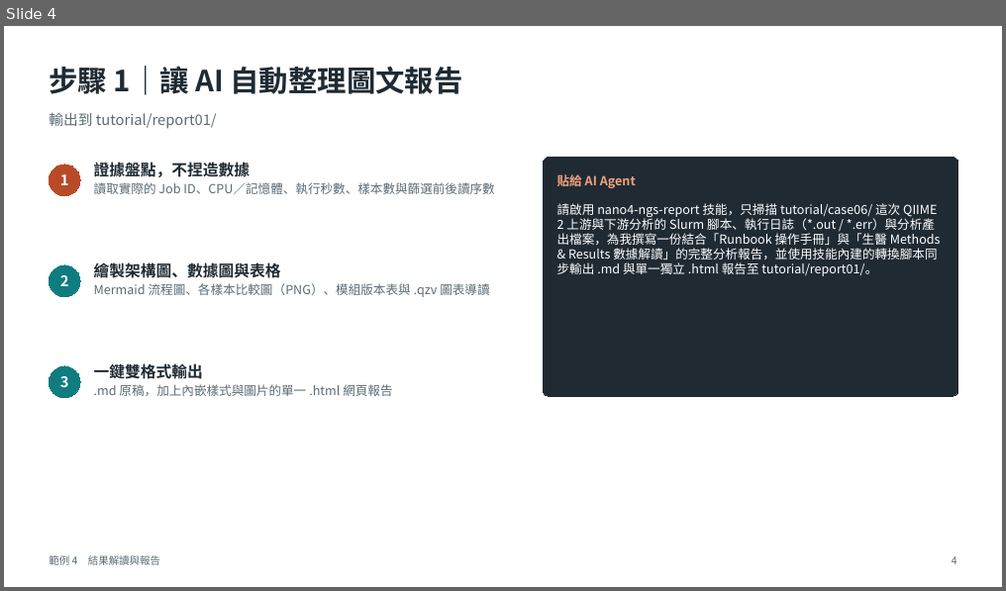
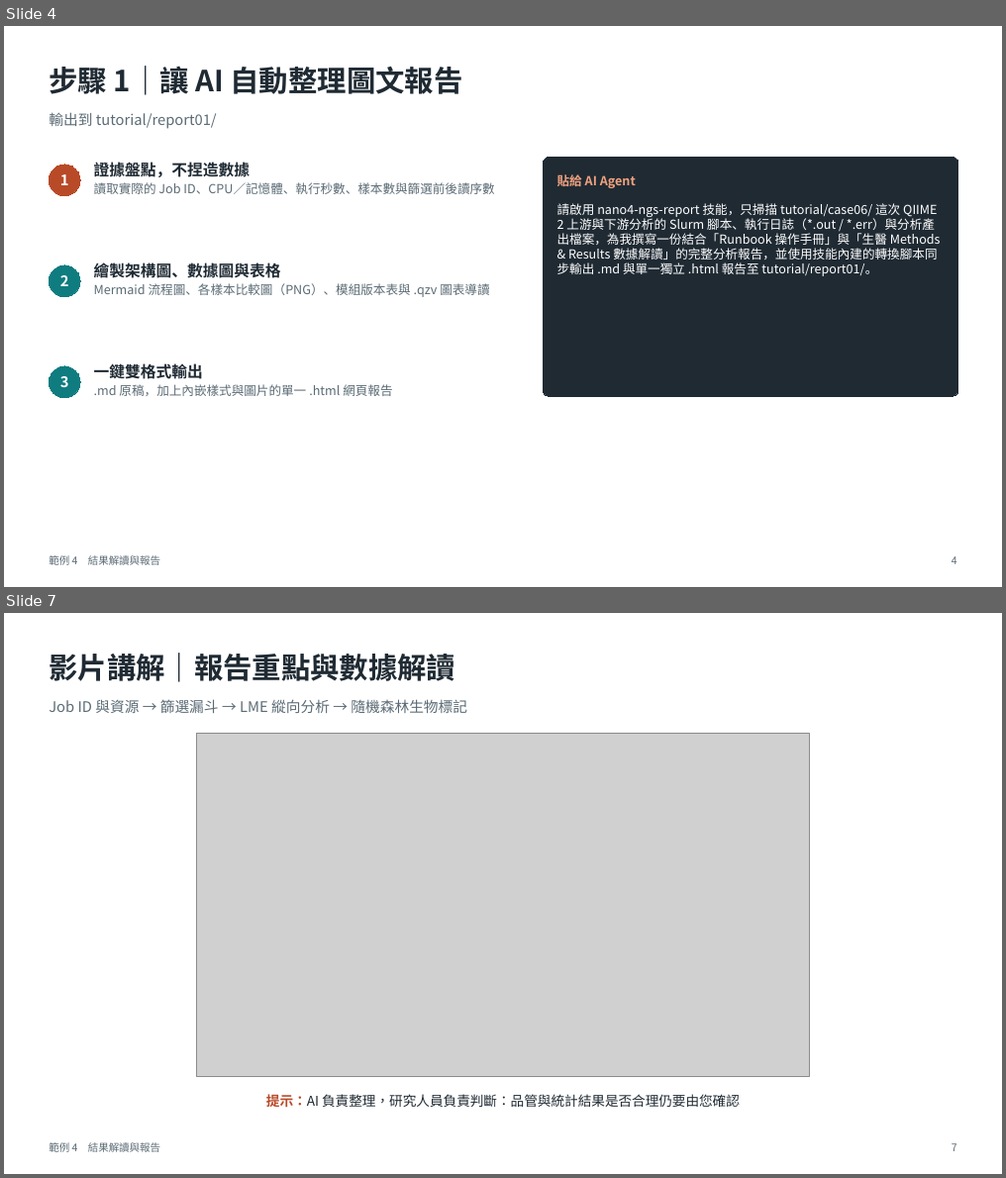
Before and after one commit to gemini960114/nano4-ngs-slurm-skill, a slide deck: PPTX/4_結果解讀與圖文報告.pptx. Shown one above the other, each under a label of ours: slide 4 before the commit, slides 4 and 7 after it; the slides between them are not shown. The pictures are 1006x591 and 1006x1178 pixels, drawn with LibreOffice and Linux fonts; fonts in the diff are those of the drawing; grey boxes stand for pictures. Boxes give left, top, right and bottom in pixels: in the first picture for what was removed or moved away, otherwise in the second. Text is boxed around its words. In the diff, an @@ line names an element or a change of style, - is before the commit and + after.

```diff
--- a/PPTX/4_結果解讀與圖文報告.pptx
+++ b/PPTX/4_結果解讀與圖文報告.pptx
@@ slide 7 added at bbox=[4, 613, 1002, 1174], background #FFFFFF @@
@@ text added at bbox=[49, 653, 455, 682], 28 pt, text #1F2A33, bold @@
+影片講解｜報告重點與數據解讀
@@ text added at bbox=[49, 699, 467, 713], 14 pt, text #5B6B75 @@
+Job ID 與資源 → 篩選漏斗 → LME 縱向分析 → 隨機森林生物標記
@@ picture added at bbox=[197, 733, 810, 1077] @@
@@ text added at bbox=[266, 1094, 740, 1108], 13 pt, text #1F2A33 @@
+提示：AI 負責整理，研究人員負責判斷：品管與統計結果是否合理仍要由您確認
@@ text added at bbox=[49, 1143, 160, 1153], 10 pt, text #5B6B75 @@
+範例 4 結果解讀與報告
@@ text added at bbox=[951, 1144, 957, 1152], 10 pt, text #5B6B75 @@
+7
```
Also in this commit, not shown: 5 slides changed, 5 other slides added, 4 other files.
